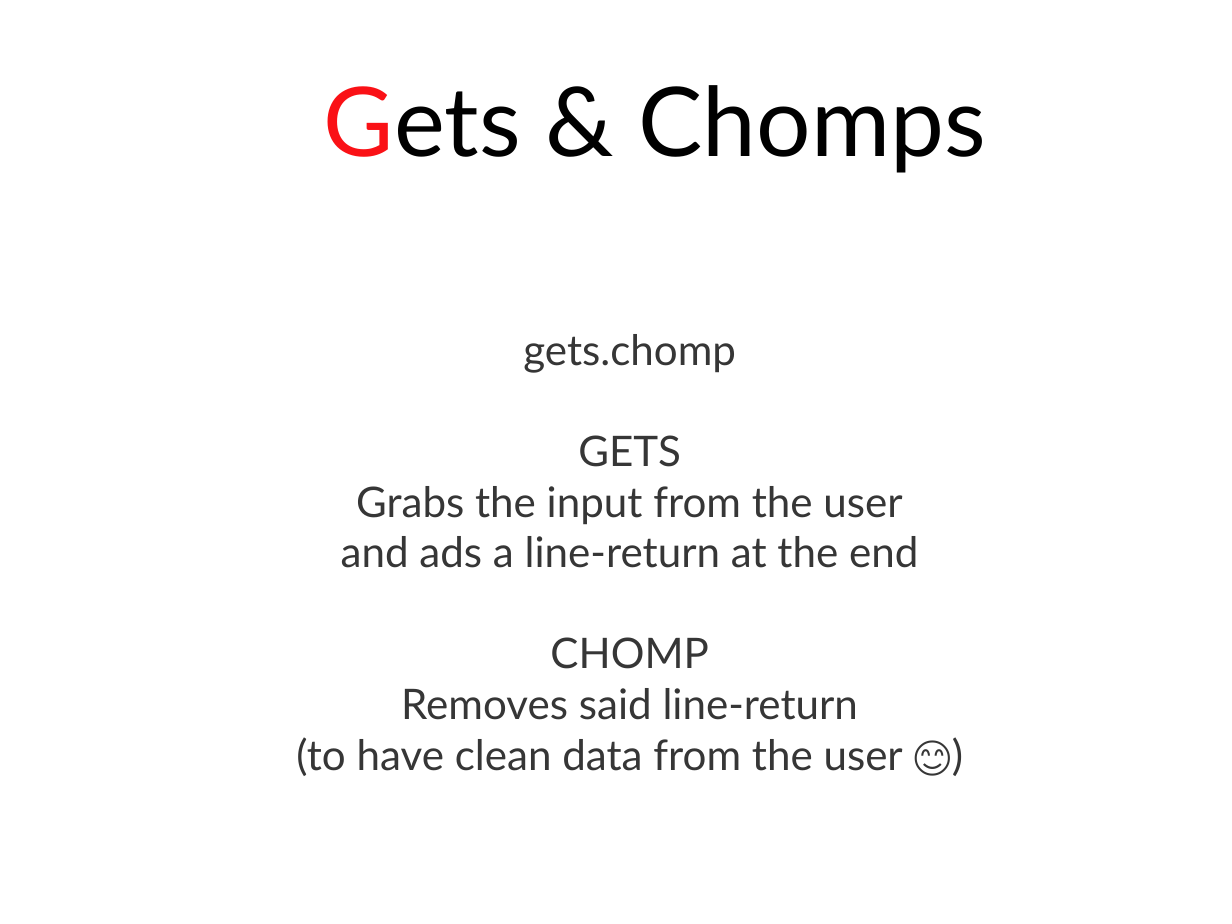
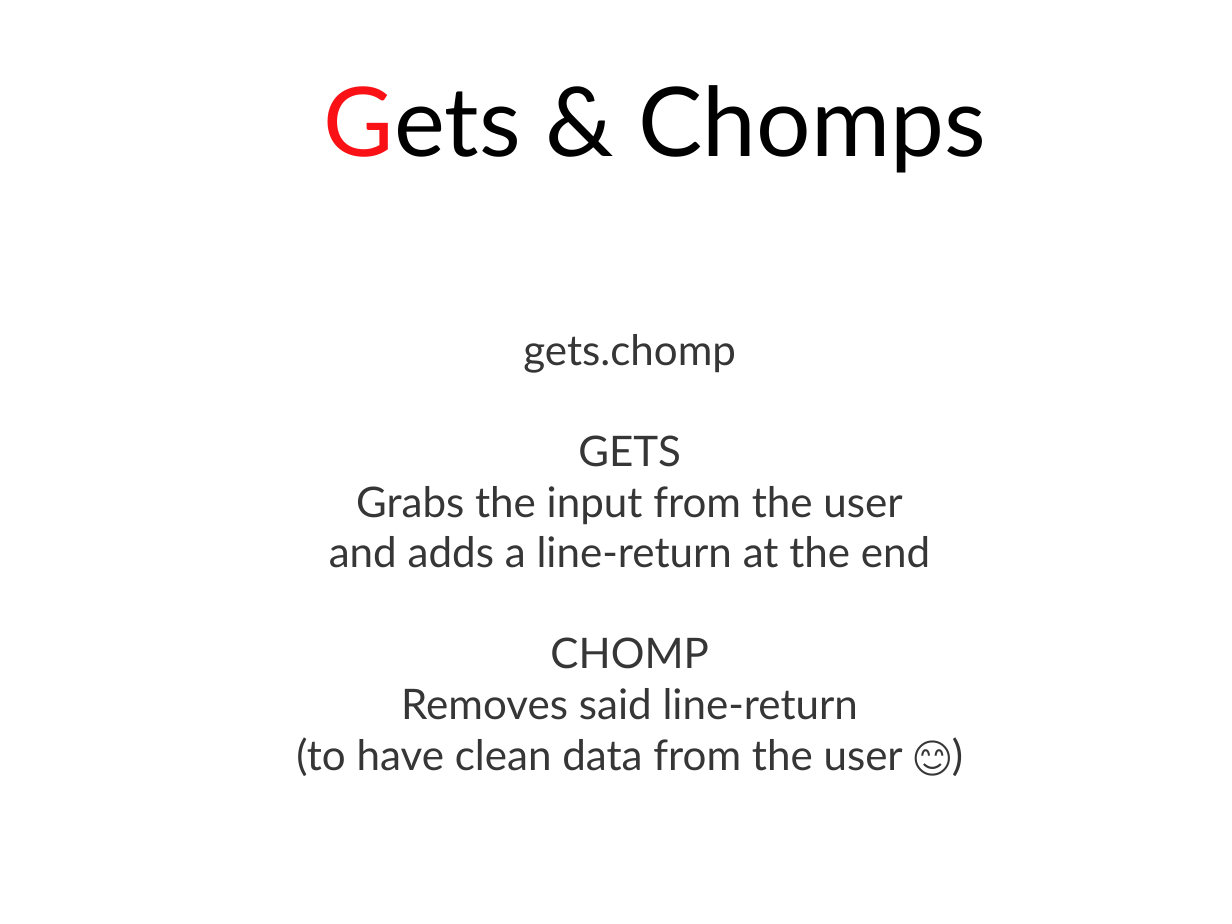
Before and after one commit to stephlaf/P4E, a slide deck: slide 9 of Presentations/Presentations Power Point/01_Intro to Ruby.pptx. Drawn at 1232x924 pixels with LibreOffice and Linux fonts; fonts in the diff are those of the drawing. Boxes give left, top, right and bottom in pixels: in the first picture for what was removed or moved away, otherwise in the second. Text is boxed around its words. In the diff, an @@ line names an element or a change of style, - is before the commit and + after.

Commit message:
added new folder, edited powerpoint

```diff
--- a/Presentations/Presentations Power Point/01_Intro to Ruby.pptx
+++ b/Presentations/Presentations Power Point/01_Intro to Ruby.pptx
@@ text at box(329, 536, 930, 568): text changed @@
-and ads a line-return at the end
+and adds a line-return at the end
```
Also in this commit, not shown: 2 other files.
